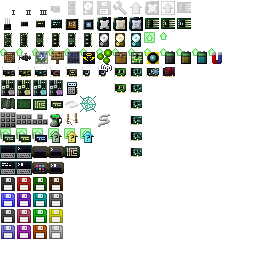
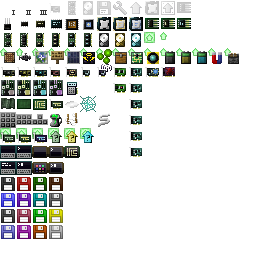
Two versions of the same layered image (256px x 256px). Layer-by-layer changes:
painted on "items" (2nd of 2, in "items") over [224, 48, 239, 64]
